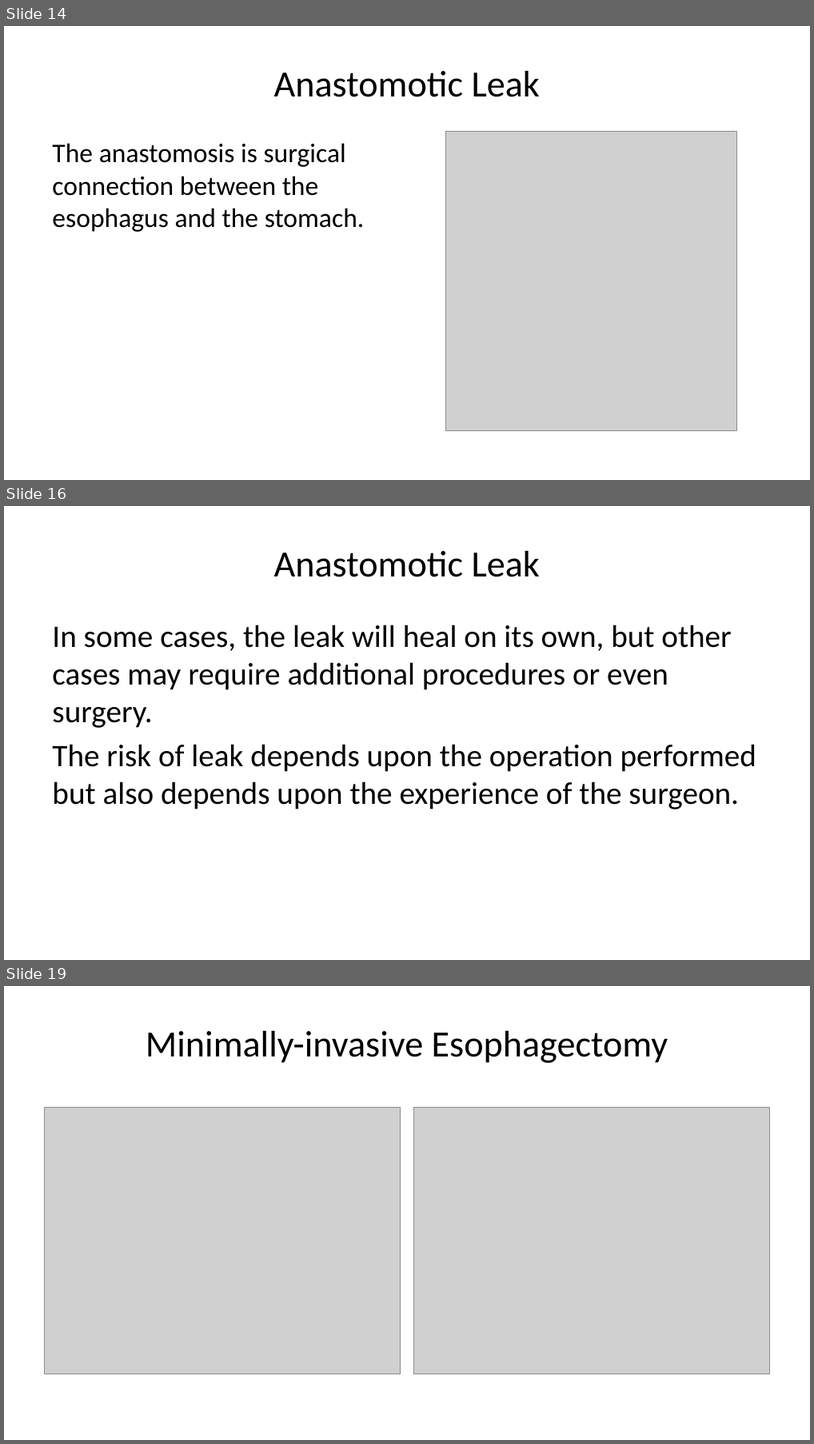
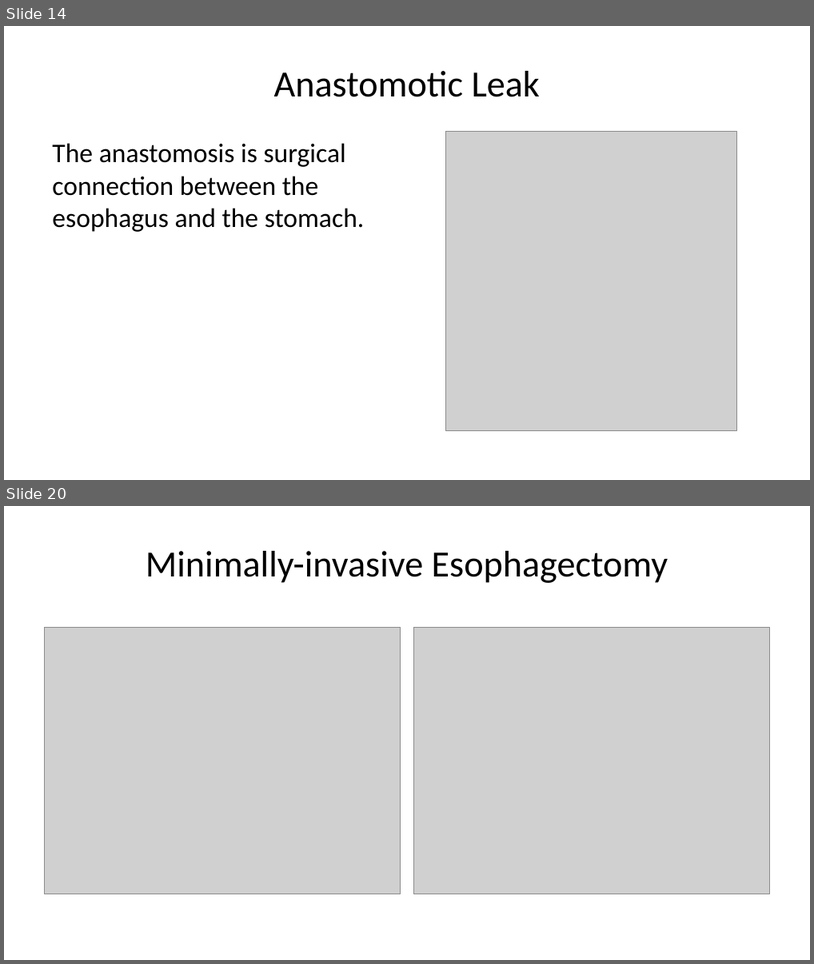
Before and after one commit to jcsalo/patient_education, a slide deck: lci_surgery.pptx. Shown one above the other, each under a label of ours: slides 14, 16 and 19 before the commit, slides 14 and 20 after it; the slides between them are not shown. The pictures are 814x1444 and 814x964 pixels, drawn with LibreOffice and Linux fonts; fonts in the diff are those of the drawing; grey boxes stand for pictures. Boxes give left, top, right and bottom in pixels: in the first picture for what was removed or moved away, otherwise in the second. Text is boxed around its words. In the diff, an @@ line names an element or a change of style, - is before the commit and + after.

```diff
--- a/lci_surgery.pptx
+++ b/lci_surgery.pptx
@@ slide 16 removed at (x1=4, y1=506, x2=810, y2=960), background #FFFFFF @@
@@ title removed at (x1=274, y1=551, x2=540, y2=577) @@
-Anastomotic Leak
@@ text removed at (x1=52, y1=624, x2=757, y2=809) @@
-In some cases, the leak will heal on its own, but other cases may require additional procedures or even surgery.
-The risk of leak depends upon the operation performed but also depends upon the experience of the surgeon.
@@ what was slide 19 is now slide 20 @@
```
Also in this commit, not shown: 7 slides changed, 3 slides added, 1 other slide removed, 40 other files.
